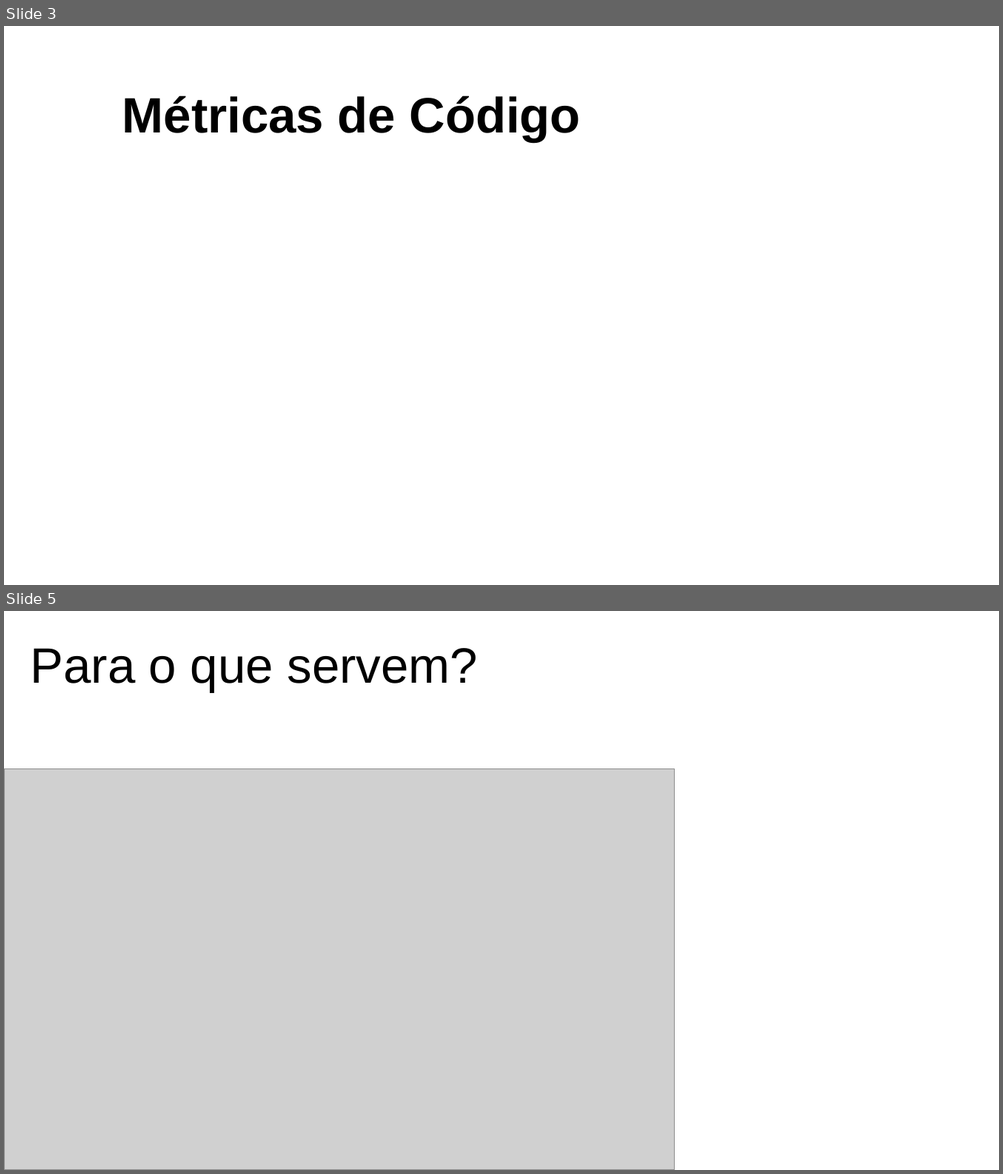
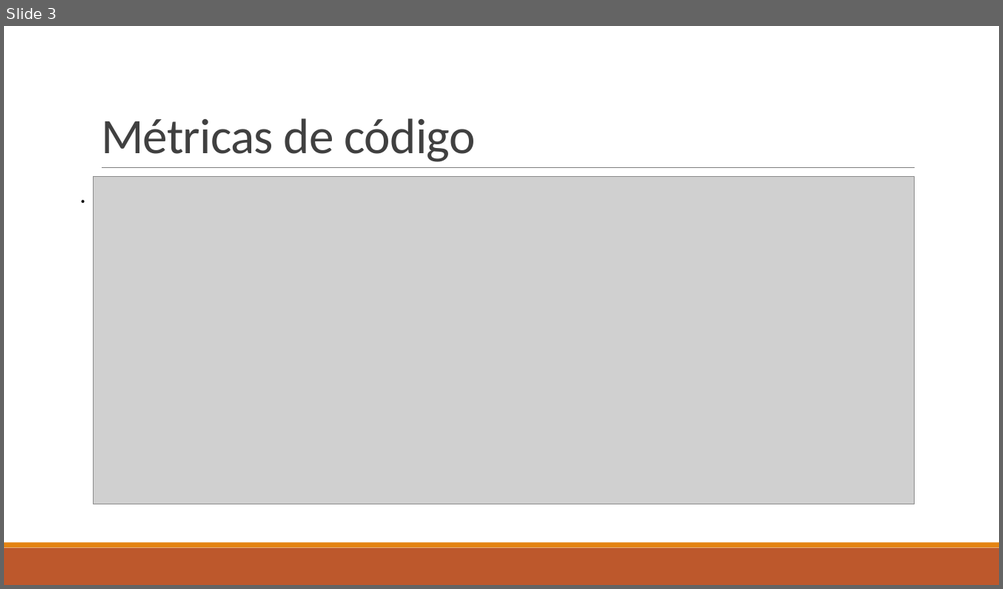
Before and after one commit to gutorc92/apresentacaoTCU, a slide deck: apresentacao.pptx. Shown one above the other, each under a label of ours: slides 3 and 5 before the commit, slide 3 after it; the slides between them are not shown. The pictures are 1003x1174 and 1003x589 pixels, drawn with LibreOffice and Linux fonts; fonts in the diff are those of the drawing; grey boxes stand for pictures; background and template pictures are left out. Boxes give left, top, right and bottom in pixels: in the first picture for what was removed or moved away, otherwise in the second. Text is boxed around its words. In the diff, an @@ line names an element or a change of style, - is before the commit and + after.

```diff
--- a/apresentacao.pptx
+++ b/apresentacao.pptx
@@ slide 5 removed at [4,611,999,1170], background #FFFFFF @@
@@ text removed at [31,648,478,692] @@
-Para o que servem?
@@ picture removed at [4,769,674,1170] @@
@@ slide 3 changed as well @@
@@ title at [101,118,475,162]: text changed; font Arial to Calibri; text colour #000000 to #404040; bold off @@
-Métricas de Código
+Métricas de código
@@ text added at [73,175,930,531], 24 pt, text #000000 @@
+.
@@ picture added at [94,177,914,505] @@
@@ line added from (102, 168) to (915, 168), #808080 0.5 pt @@
@@ rectangle added at [4,548,999,585], fill #BD582C @@
@@ rectangle added at [4,543,999,548], fill #E48312 @@
```
Also in this commit, not shown: 9 other slides changed, 5 slides added, 4 other slides removed, 5 other files.
